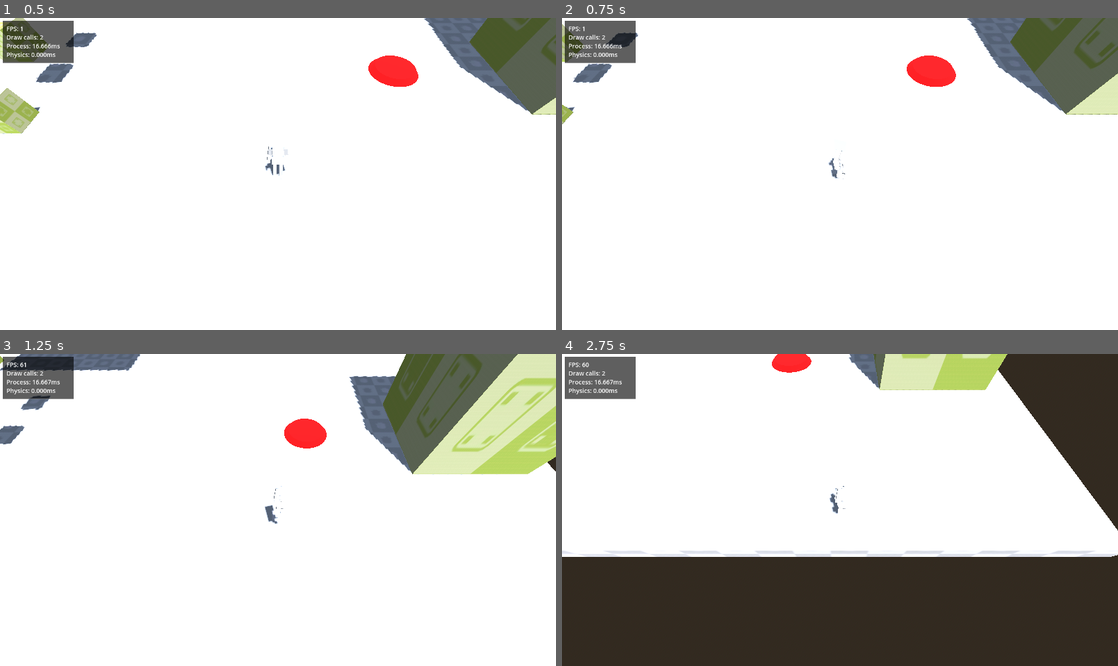
Above: before the commit, frames 1-4 (two rows, left to right).
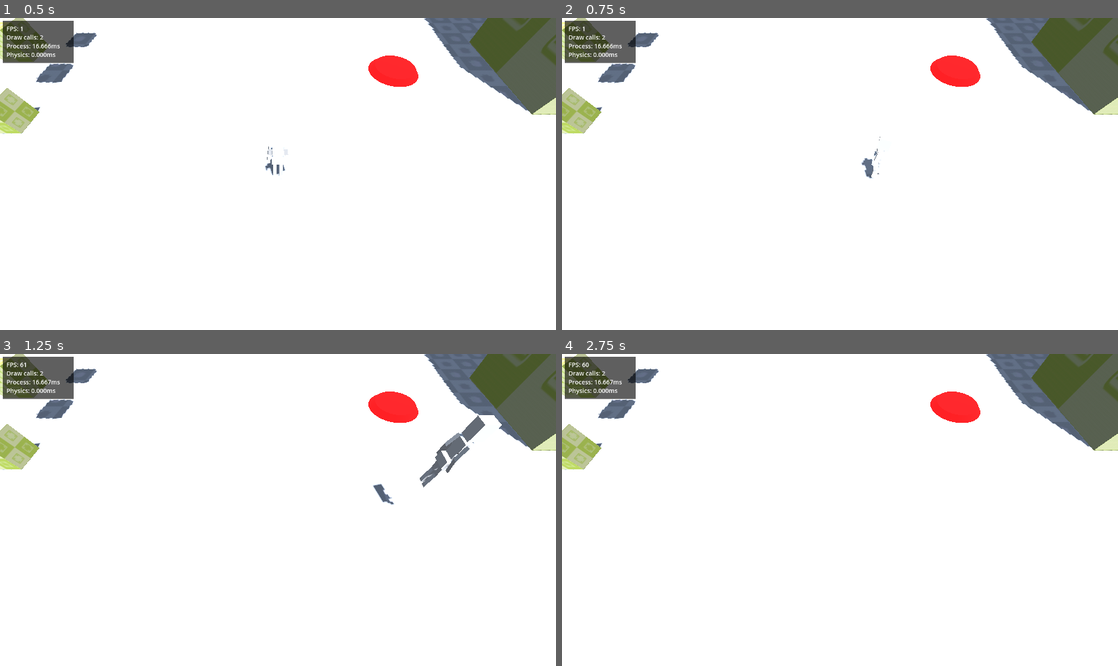
Above: after the commit, the same moments.

Repository: pimentahq/top-down-cb3d
Game: Godot game, scene res://levels/level_01/level_01.tscn
Two runs of this game, one before a commit and one after it. Both use one fixed random seed, a clock stepped at 60 frames per second and the inputs below.
Inputs:
- Up to frame 1 (0.5 s): no input
- Up to frame 2 (0.75 s): tap Enter at 0.5 s; hold D (a_right) from 0.53 s (still down)
- Up to frame 3 (1.25 s): keep holding D (a_right); tap Space (a_jump) at 0.77 s
- Up to frame 4 (2.75 s): release D (a_right) at 1.28 s; hold S (a_down) 1.28-2.03 s; tap Space (a_jump) at 1.52 s; hold D (a_right) from 2.03 s (still down)

Frame 1 is identical in both runs. In frame 2, 6.9% of the frame differs, in the area x 0-100%, y 0-52%; in frame 3, 16%; in frame 4, 48%, in the area x 0-100%, y 0-100%.
Error after the commit: Parse Error: Could not find base class "Position3D". (res://entities/camera/camera.gd:1)

Commit message:
Add camera interpolation

Diff:
--- /dev/null
+++ b/entities/camera/camera.gd
@@ -0,0 +1,17 @@
+extends Position3D
+
+@export var camera_interpolation := true
+@export var smothiness := 0.1
+
+@onready var _player: CharacterBody3D = %Player
+
+func _process(delta: float) -> void:
+	move_camera()
+
+
+func move_camera() -> void:
+	if camera_interpolation:
+		if position.distance_to(_player.position) > 0.1:
+			position = position.lerp(_player.position, smothiness)
+	else:
+		position = _player.position
--- /dev/null
+++ b/entities/camera/camera.tscn
@@ -0,0 +1,13 @@
+[gd_scene load_steps=2 format=3 uid="uid://d24rlsja3st4d"]
+
+[ext_resource type="Script" path="res://entities/camera/camera.gd" id="1_mei61"]
+
+[node name="Camera" type="Position3D"]
+transform = Transform3D(1, 0, 0, 0, 0.866025, -0.5, 0, 0.5, 0.866025, 0, 0, 0)
+script = ExtResource( "1_mei61" )
+
+[node name="CameraTransform" type="Position3D" parent="."]
+transform = Transform3D(1, 0, 0, 0, -2.98023e-08, 1, 0, -1, -2.98023e-08, 0, 6, 0)
+
+[node name="Camera3D" type="Camera3D" parent="CameraTransform"]
+current = true
--- a/entities/player/player.tscn
+++ b/entities/player/player.tscn
@@ -15,15 +15,6 @@
 transform = Transform3D(1, 0, 0, 0, 1, 0, 0, 0, 1, 0, 0.85, 0)
 shape = SubResource( "CapsuleShape3D_vee4a" )
 
-[node name="CameraPivot" type="Position3D" parent="."]
-transform = Transform3D(1, 0, 0, 0, 0.866025, -0.5, 0, 0.5, 0.866025, 0, 0, 0)
-
-[node name="CameraTransform" type="Position3D" parent="CameraPivot"]
-transform = Transform3D(1, 0, 0, 0, -2.98023e-08, 1, 0, -1, -2.98023e-08, 0, 6, 0)
-
-[node name="Camera3D" type="Camera3D" parent="CameraPivot/CameraTransform"]
-current = true
-
 [node name="ModelPivot" type="Node3D" parent="."]
 
 [node name="player" parent="ModelPivot" instance=ExtResource( "3_gk3pi" )]
--- a/levels/level_01/level_01.tscn
+++ b/levels/level_01/level_01.tscn
@@ -1,19 +1,11 @@
-[gd_scene load_steps=12 format=3 uid="uid://b7lmh2cxbhdmv"]
+[gd_scene load_steps=13 format=3 uid="uid://b7lmh2cxbhdmv"]
 
 [ext_resource type="PackedScene" path="res://ui/debug/performance_metrics.tscn" id="1_bx2s3"]
 [ext_resource type="PackedScene" uid="uid://cvt0q034dcfmu" path="res://entities/player/player.tscn" id="2_epk3r"]
+[ext_resource type="PackedScene" uid="uid://d24rlsja3st4d" path="res://entities/camera/camera.tscn" id="3_hasph"]
 [ext_resource type="Texture2D" uid="uid://bibrxrwdsatiw" path="res://entities/dev/textures/white_floor.png" id="3_y0kgx"]
 [ext_resource type="PackedScene" path="res://entities/dev/static_box.tscn" id="4_adqqc"]
 [ext_resource type="PackedScene" uid="uid://doee2xfu41qk1" path="res://entities/interactables/jumper.tscn" id="6_cfsnj"]
-
-[sub_resource type="ProceduralSkyMaterial" id="ProceduralSkyMaterial_4yf62"]
-
-[sub_resource type="Sky" id="Sky_gd0q5"]
-sky_material = SubResource( "ProceduralSkyMaterial_4yf62" )
-
-[sub_resource type="Environment" id="Environment_f0b4c"]
-background_mode = 2
-sky = SubResource( "Sky_gd0q5" )
 
 [sub_resource type="StandardMaterial3D" id="StandardMaterial3D_1enw2"]
 albedo_texture = ExtResource( "3_y0kgx" )
@@ -26,19 +18,25 @@
 [sub_resource type="BoxShape3D" id="BoxShape3D_xwfat"]
 size = Vector3(30, 0.5, 30)
 
+[sub_resource type="ProceduralSkyMaterial" id="ProceduralSkyMaterial_4yf62"]
+
+[sub_resource type="Sky" id="Sky_gd0q5"]
+sky_material = SubResource( "ProceduralSkyMaterial_4yf62" )
+
+[sub_resource type="Environment" id="Environment_f0b4c"]
+background_mode = 2
+sky = SubResource( "Sky_gd0q5" )
+
 [node name="Level01" type="Node3D"]
 
 [node name="PerformanceMetrics" parent="." instance=ExtResource( "1_bx2s3" )]
 
-[node name="WorldEnvironment" type="WorldEnvironment" parent="."]
-environment = SubResource( "Environment_f0b4c" )
+[node name="Player" parent="." instance=ExtResource( "2_epk3r" )]
+unique_name_in_owner = true
+transform = Transform3D(1, 0, 0, 0, 1, 0, 0, 0, 1, 0, 0, 10)
 
-[node name="DirectionalLight3D" type="DirectionalLight3D" parent="."]
-transform = Transform3D(0.965926, -0.224144, 0.129409, -0.058688, 0.297293, 0.952981, -0.252077, -0.928104, 0.274008, 0, 16, 0)
-shadow_enabled = true
-
-[node name="Player" parent="." instance=ExtResource( "2_epk3r" )]
-transform = Transform3D(1, 0, 0, 0, 1, 0, 0, 0, 1, 0, 0, 10)
+[node name="Camera" parent="." instance=ExtResource( "3_hasph" )]
+transform = Transform3D(1, 0, 0, 0, 0.866025, -0.5, 0, 0.5, 0.866025, 0, 0, 10)
 
 [node name="Terrain" type="Node3D" parent="."]
 
@@ -73,3 +71,10 @@
 
 [node name="Jumper" parent="Terrain" instance=ExtResource( "6_cfsnj" )]
 transform = Transform3D(1, 0, 0, 0, 1, 0, 0, 0, 1, 4.78658, 0, 5.06308)
+
+[node name="WorldEnvironment" type="WorldEnvironment" parent="."]
+environment = SubResource( "Environment_f0b4c" )
+
+[node name="DirectionalLight3D" type="DirectionalLight3D" parent="."]
+transform = Transform3D(0.965926, -0.224144, 0.129409, -0.058688, 0.297293, 0.952981, -0.252077, -0.928104, 0.274008, 0, 16, 0)
+shadow_enabled = true
